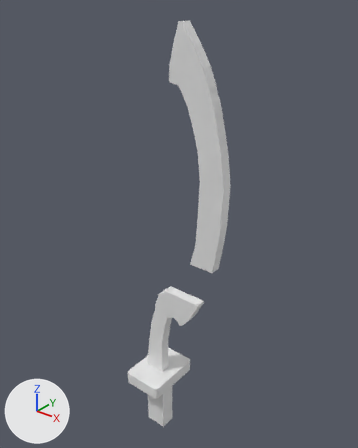
Before and after pictures for a commit that changed the Blender file Toys/10Min_mine/2025_08/Simple_TUT_Weaponly_0820.blend.
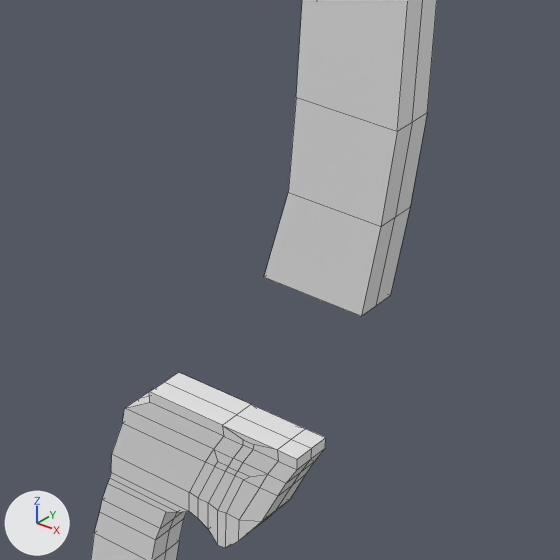
Each version is shown whole from a 50 mm lens placed at (1.603, -1.807, 1.204), pointed at (0.097, 0.076, 0.037), then close up on the part from 36% to 72% of the width and 45% to 73% of the height. Every picture has the same lights, and +X, +Y and +Z are marked at lower left. The close-ups show mesh edges as thin lines.
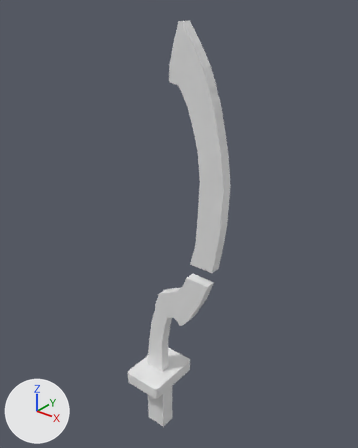
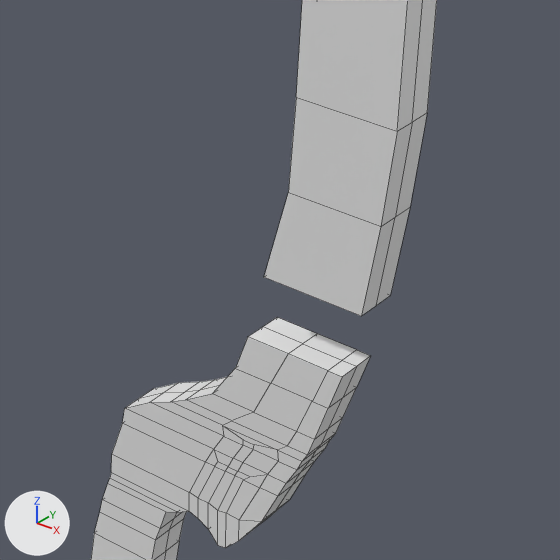
Edits to the bpy script that builds the scene:
```text
Change me_cube_002:
    used by ob_cube_001; location = (0.0, 0.0, -0.733)
    remove me_cube_002.from_pydata(...)  # 184 vertices, 141 faces, 1 loose edge; spans x -0.12..0.44, y -0.17..0.0, z -0.66..1.79
    add me_cube_002.from_pydata(...)  # 208 vertices, 161 faces, 1 loose edge; spans x -0.12..0.44, y -0.17..0.0, z -0.66..1.79
    me_cube_002 part 1
    2 vertices are removed from x 0.19..0.28, y 0.0, z 0.39
    3 faces are deleted
    4 vertices move from x 0.07..0.31, y -0.03..0.0, z 0.39 to x 0.11..0.31, y -0.03..0.0, z 0.39
    26 vertices are added at x 0.13..0.37, y -0.03..0.0, z 0.4..0.53
    23 new faces join them
```

Boxes [x1, y1, x2, y2] around the edits, measured in the close-ups (560 x 560 px):
part 1 of me_cube_002, built on: before [149, 372, 326, 470]; after [150, 317, 370, 470]
